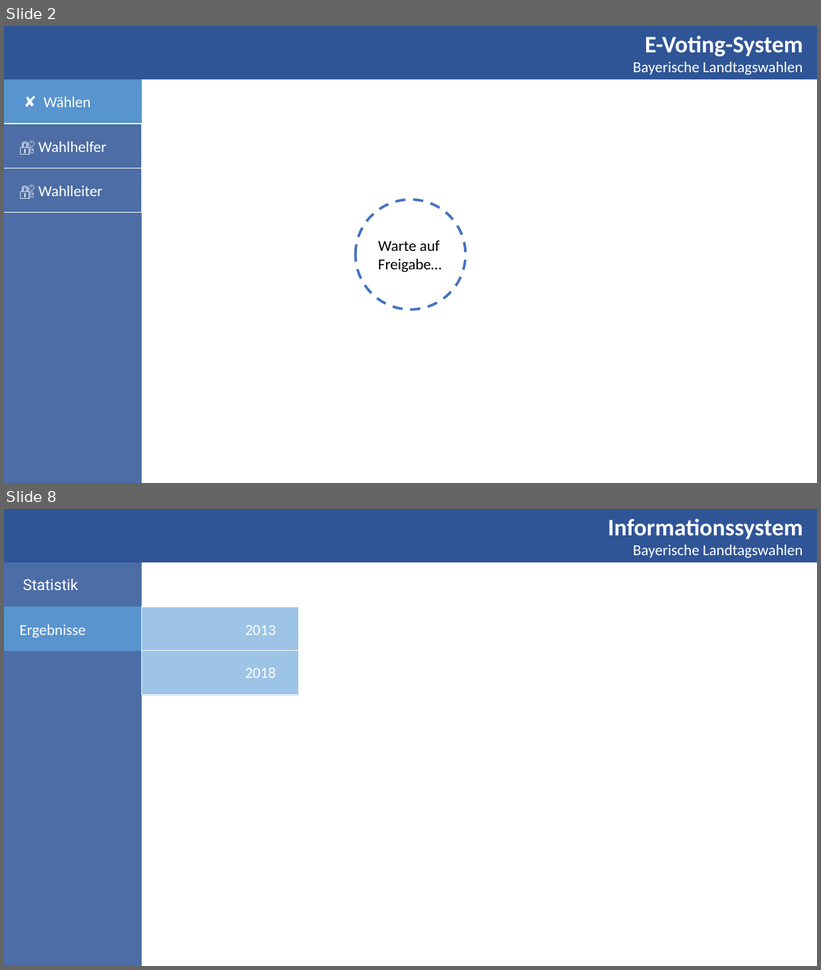
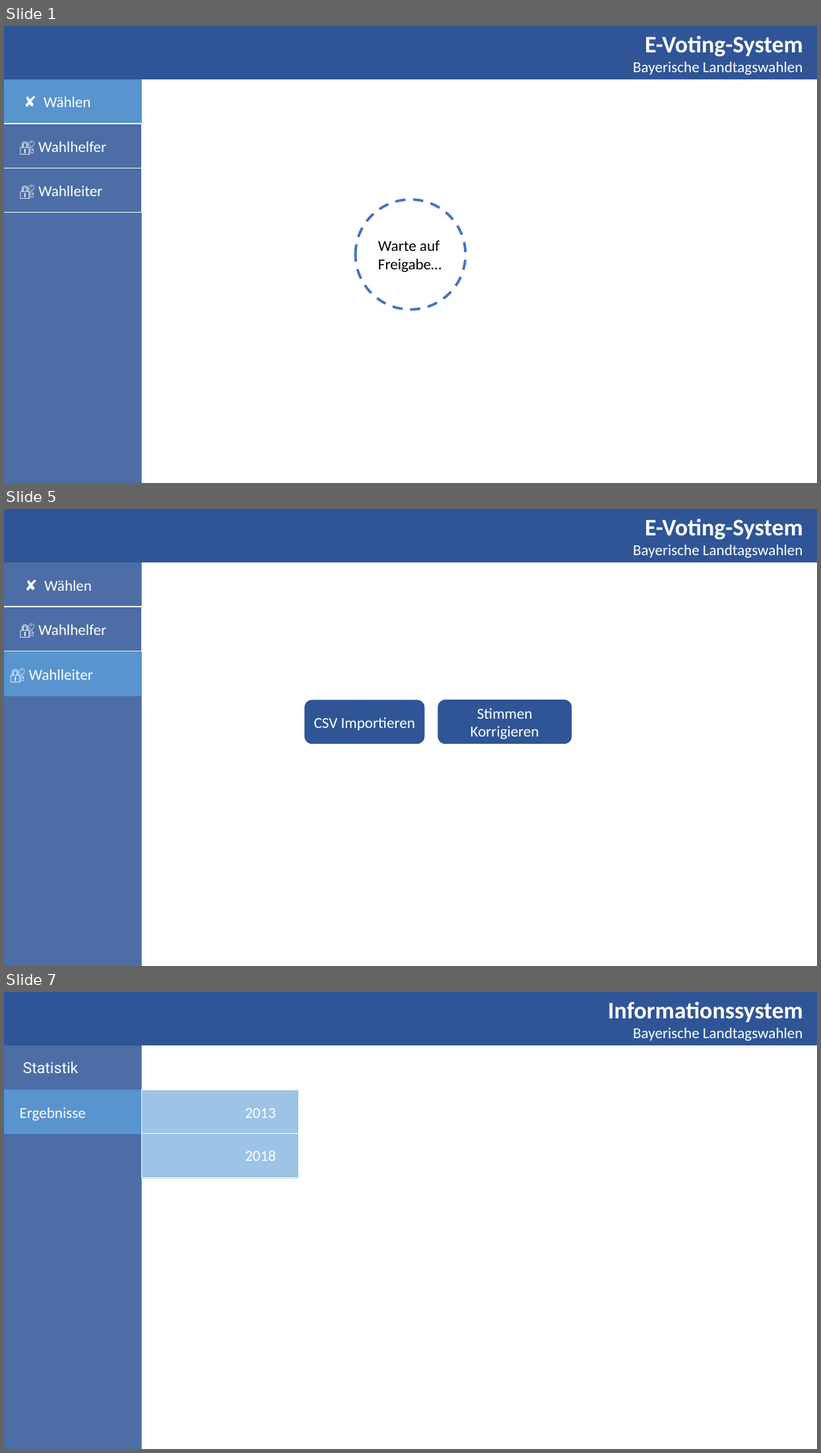
Before and after one commit to DominikHorn/wise2019-dbsystems-project, a slide deck: specification/Mock.pptx. Shown one above the other, each under a label of ours: slides 2 and 8 before the commit, slides 1, 5 and 7 after it; the slides between them are not shown. The pictures are 821x970 and 821x1453 pixels, drawn with LibreOffice and Linux fonts; fonts in the diff are those of the drawing. Boxes give left, top, right and bottom in pixels: in the first picture for what was removed or moved away, otherwise in the second. Text is boxed around its words. In the diff, an @@ line names an element or a change of style, - is before the commit and + after.

```diff
--- a/specification/Mock.pptx
+++ b/specification/Mock.pptx
@@ slide 5 added at (x1=4, y1=509, x2=817, y2=966), background #FFFFFF @@
@@ rectangle added at (x1=4, y1=509, x2=142, y2=966), fill #2F5597 at 86% opacity @@
@@ rectangle added at (x1=4, y1=509, x2=817, y2=562), fill #2F5597 @@
@@ text added at (x1=633, y1=519, x2=803, y2=558), 18 pt, text #FFFFFF @@
+E-Voting-System
+Bayerische Landtagswahlen
@@ text added at (x1=44, y1=580, x2=92, y2=591), 18 pt, text #FFFFFF @@
+✘ Wählen
@@ rectangle added at (x1=4, y1=607, x2=142, y2=651), fill #4C6DA6 at 86% opacity, outline #FFFFFF 1 pt, 18 pt, text #FFFFFF @@
+🔐 Wahlhelfer
@@ rectangle added at (x1=4, y1=652, x2=142, y2=696), fill #5B9BD5 at 86% opacity, 18 pt, text #FFFFFF @@
+🔐 Wahlleiter
@@ rounded rectangle added at (x1=305, y1=700, x2=424, y2=744), fill #2F5597, outline #325491 1 pt, 18 pt, text #FFFFFF @@
+CSV Importieren
@@ rounded rectangle added at (x1=438, y1=700, x2=572, y2=744), fill #2F5597, outline #325491 1 pt, 18 pt, text #FFFFFF @@
+Stimmen Korrigieren
@@ what was slide 2 is now slide 1 @@
@@ what was slide 8 is now slide 7 @@
```
Also in this commit, not shown: 1 slide changed, 3 other slides added.
